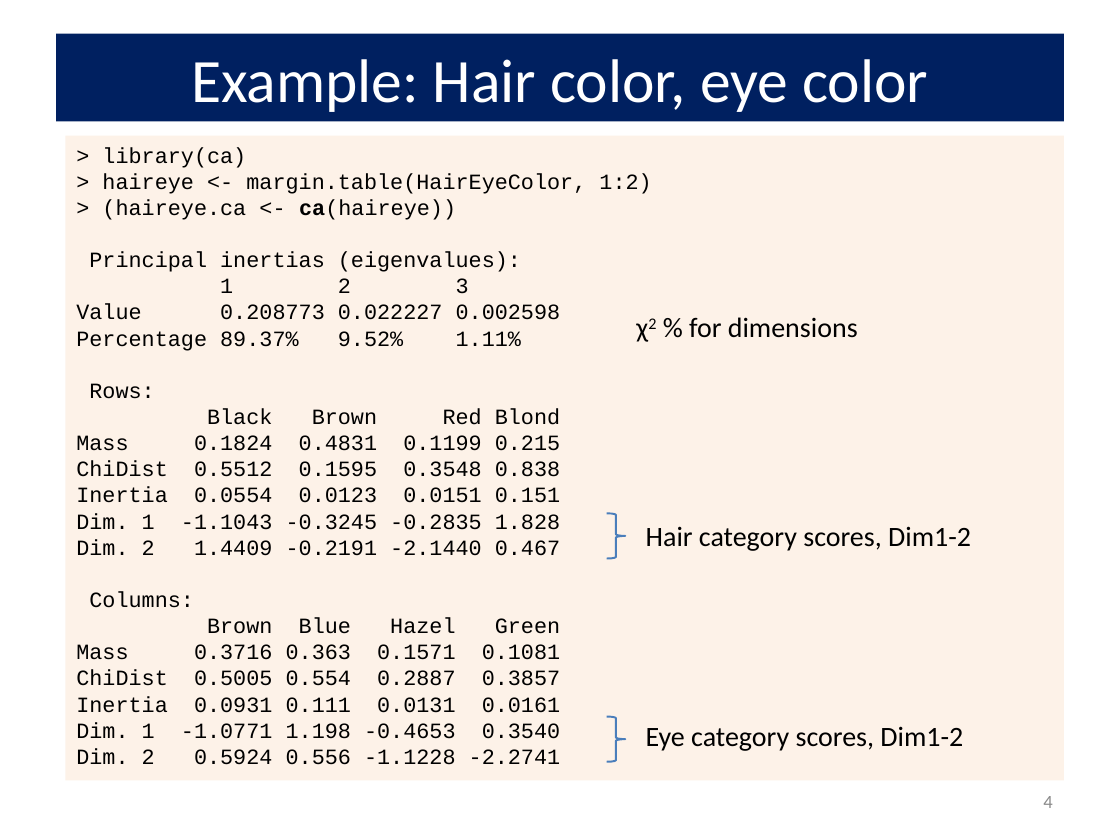
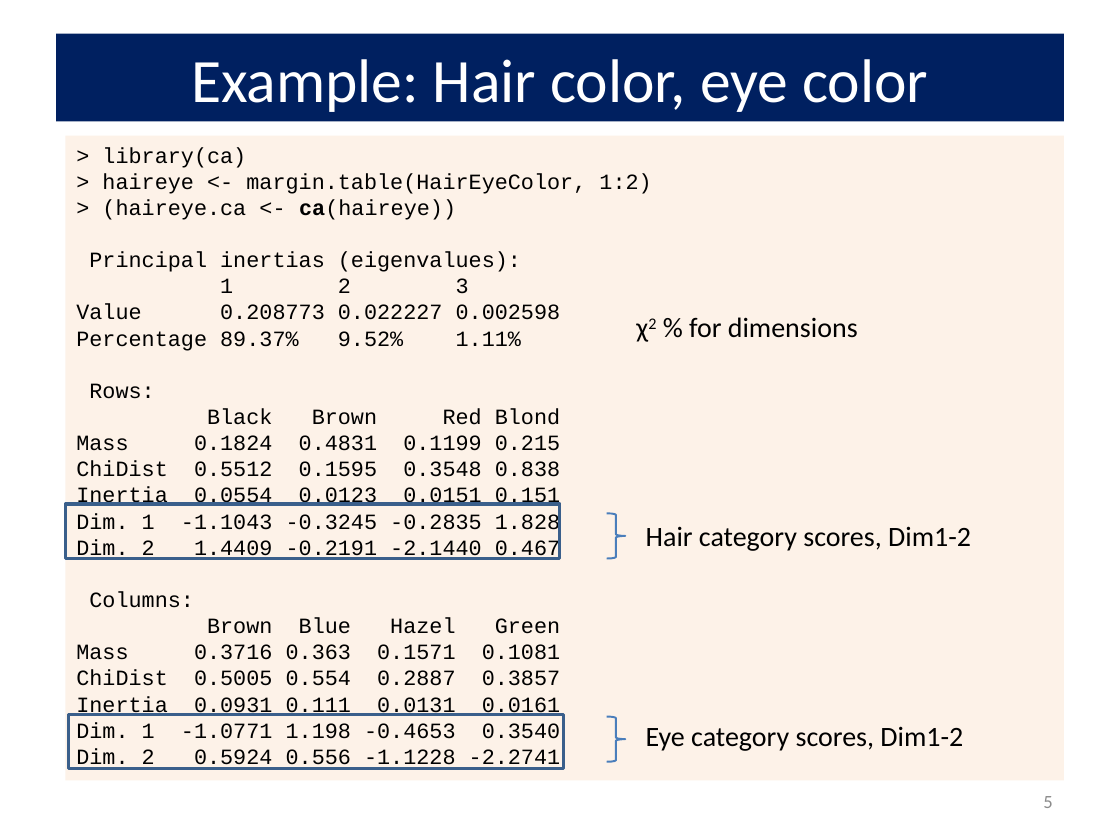
Before and after one commit to friendly/psy6136, a slide deck: slide 5 of docs/lectures/05-Corresp.pptx (slide 4 before the commit). Drawn at 1120x840 pixels with LibreOffice and Linux fonts; fonts in the diff are those of the drawing. Boxes give left, top, right and bottom in pixels: in the first picture for what was removed or moved away, otherwise in the second. Text is boxed around its words. In the diff, an @@ line names an element or a change of style, - is before the commit and + after.

```diff
--- a/docs/lectures/05-Corresp.pptx
+++ b/docs/lectures/05-Corresp.pptx
@@ rectangle added at (65, 504, 560, 559), outline #3A5F8C 2 pt @@
@@ rectangle added at (68, 715, 563, 769), outline #3A5F8C 2 pt @@
@@ page number at (1043, 796, 1052, 808): text changed @@
-4
+5
```
Also in this commit, not shown: 20 other slides changed, 2 slides added, 14 other files.
